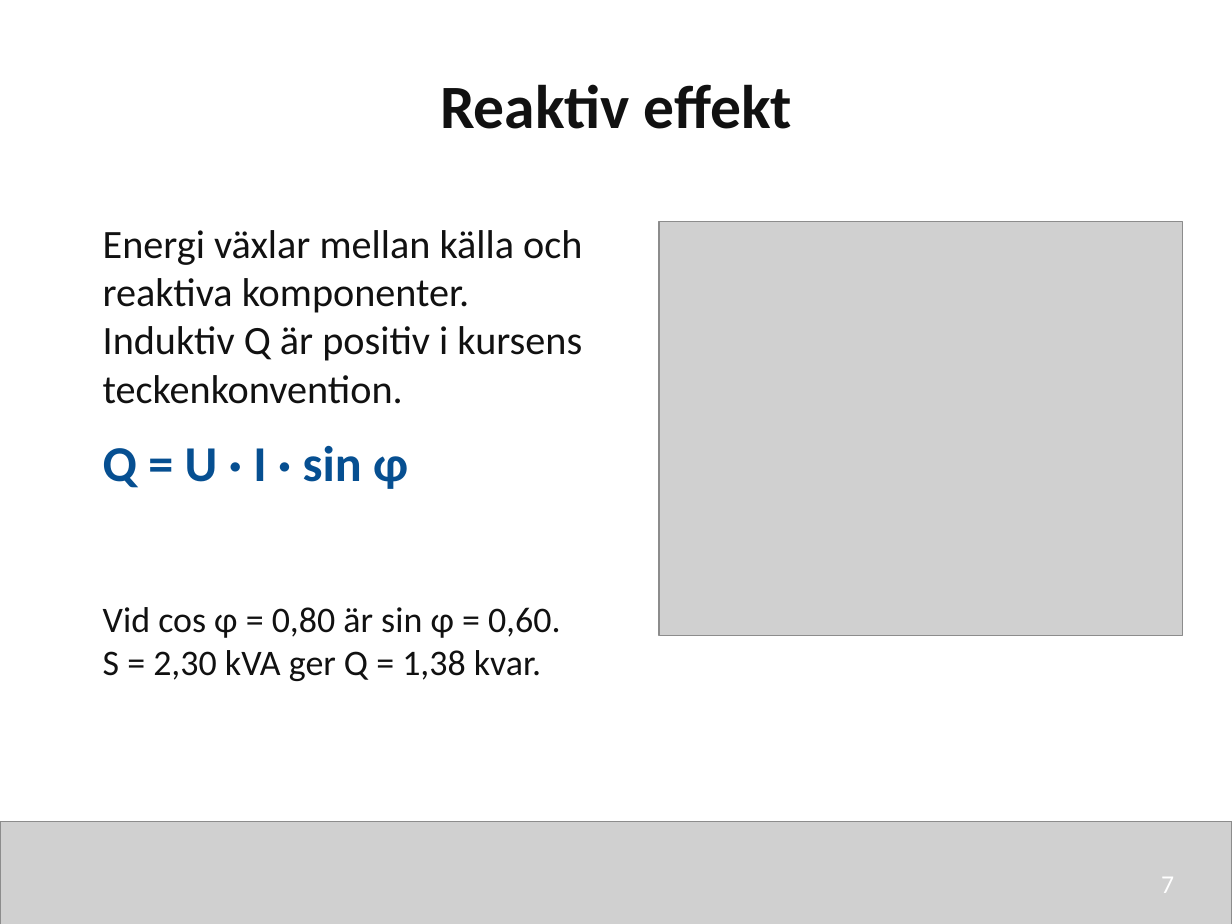
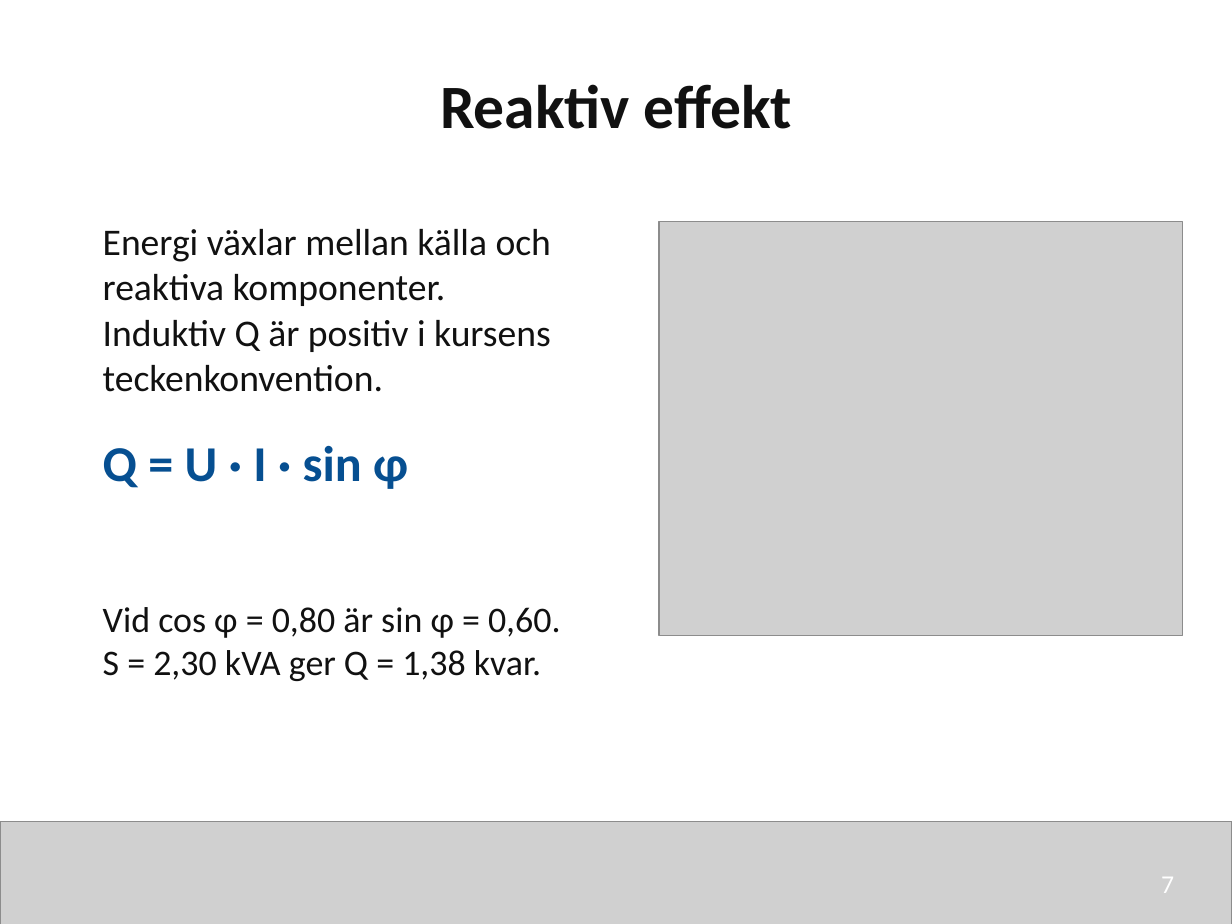
Before and after one commit to nj22az/nj22az.github.io, a slide deck: slide 7 of sjoskolan/vecka-40/aktuell/v40_03_Effekt_i_vaxelstromskretsar_elev.pptx. Drawn at 1232x924 pixels with LibreOffice and Linux fonts; fonts in the diff are those of the drawing; grey boxes stand for pictures. Boxes give left, top, right and bottom in pixels: in the first picture for what was removed or moved away, otherwise in the second. Text is boxed around its words. In the diff, an @@ line names an element or a change of style, - is before the commit and + after.

```diff
--- a/sjoskolan/vecka-40/aktuell/v40_03_Effekt_i_vaxelstromskretsar_elev.pptx
+++ b/sjoskolan/vecka-40/aktuell/v40_03_Effekt_i_vaxelstromskretsar_elev.pptx
@@ text "Energi växlar mellan källa och ..." at bbox=[103, 229, 551, 392]: size 23.5 to 22 pt @@
```
Also in this commit, not shown: 3 other slides changed, 12 other files.
